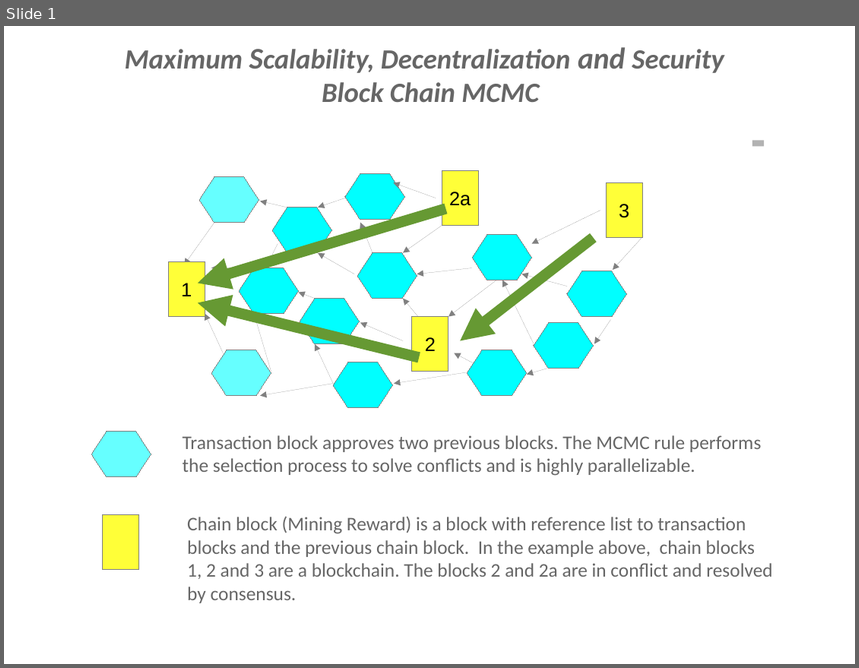
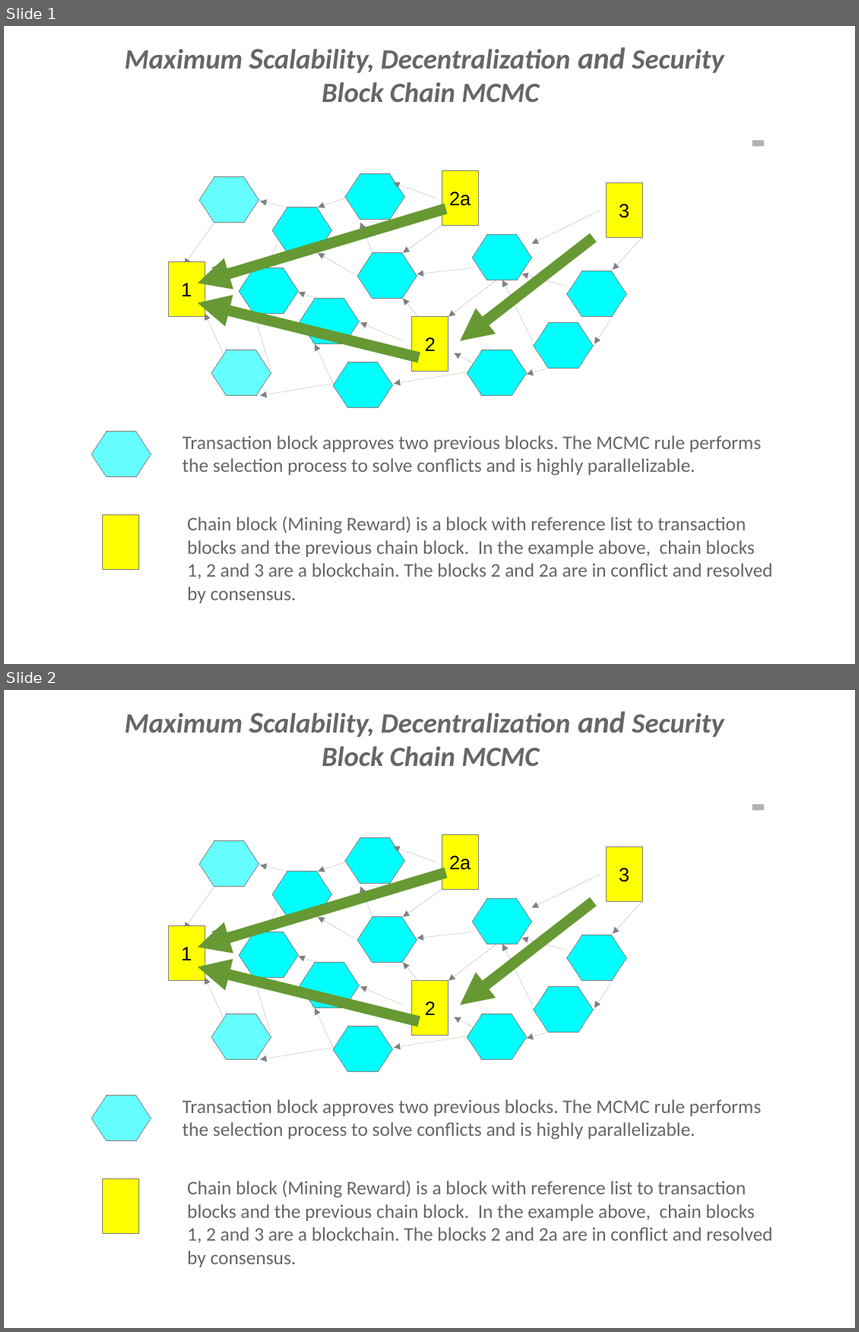
Before and after one commit to bigtangle/bigtangle, a slide deck: summary/mcmc.odp. Shown one above the other, each under a label of ours: slide 1 before the commit, slides 1 and 2 after it. The pictures are 859x668 and 859x1332 pixels, drawn with LibreOffice and Linux fonts; fonts in the diff are those of the drawing. Boxes give left, top, right and bottom in pixels: in the first picture for what was removed or moved away, otherwise in the second. Text is boxed around its words. In the diff, an @@ line names an element or a change of style, - is before the commit and + after.

```diff
--- a/summary/mcmc.odp
+++ b/summary/mcmc.odp
@@ slide 2 added at box(4, 690, 855, 1328), background #FFFFFF @@
@@ text added at box(125, 711, 724, 766), 26 pt, text #666666, bold, italic @@
+Maximum Scalability, Decentralization and Security
+Block Chain MCMC
@@ group added at box(102, 804, 765, 1233): 29 arrows, 12 hexagons, 6 rectangles @@
+1
+3
+2
+2a
@@ hexagon added at box(91, 1096, 151, 1141), fill #66FFFF, outline #808080 0 pt @@
@@ text added at box(183, 1100, 761, 1140), 18 pt, text #666666 @@
+Transaction block approves two previous blocks. The MCMC rule performs the selection process to solve conflicts and is highly parallelizable.
@@ text added at box(187, 1180, 772, 1268), 18 pt, text #666666 @@
+Chain block (Mining Reward) is a block with reference list to transaction blocks and the previous chain block. In the example above, chain blocks 1, 2 and 3 are a blockchain. The blocks 2 and 2a are in conflict and resolved by consensus.
@@ slide 1 changed as well @@
@@ fill #FFFF38 to #FFFF00 in 5 elements at box(168, 262, 205, 317), box(607, 183, 643, 237), box(413, 316, 449, 371), box(442, 171, 478, 226), box(102, 515, 139, 569) @@
```
Also in this commit, not shown: 3 other slides added, 1 slide removed, 1 other file.
